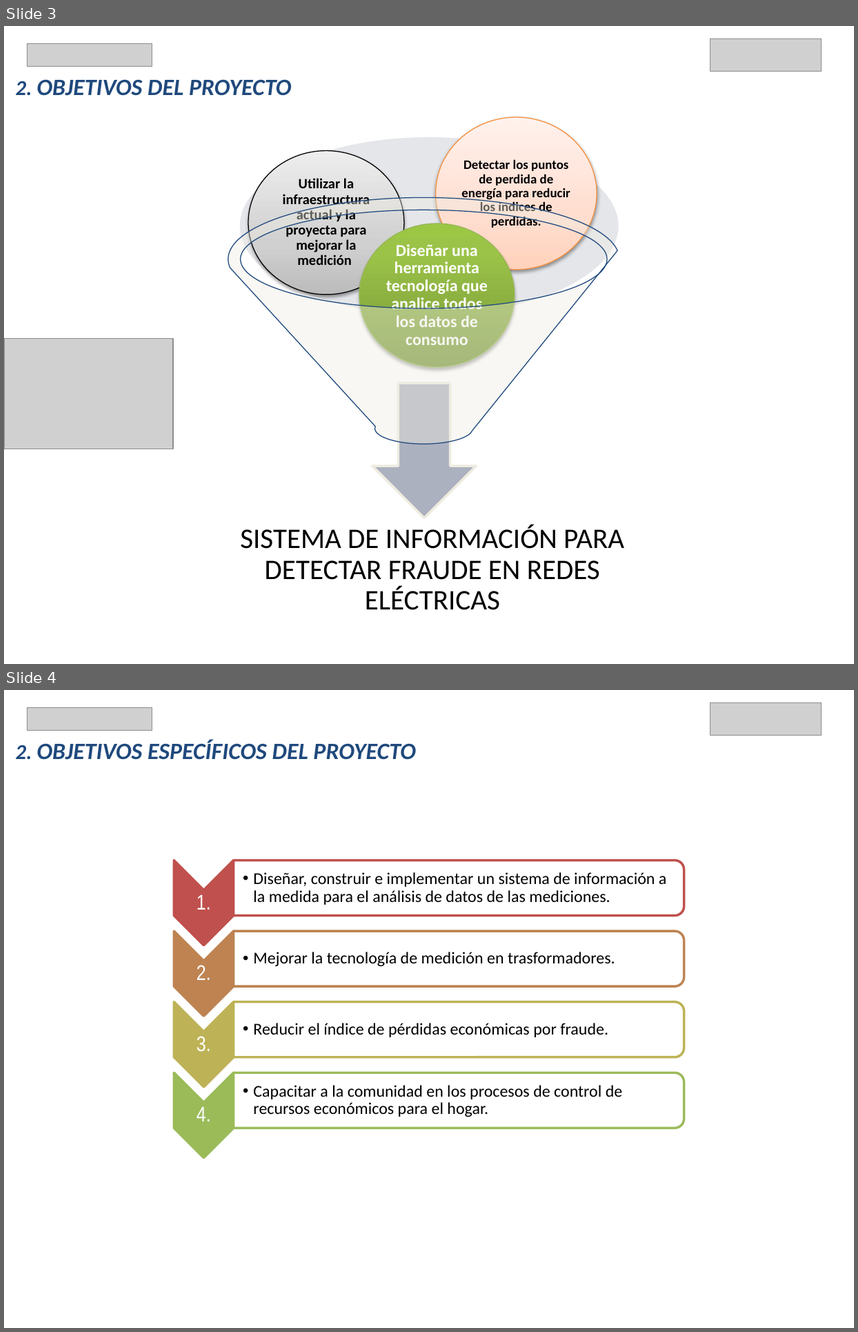
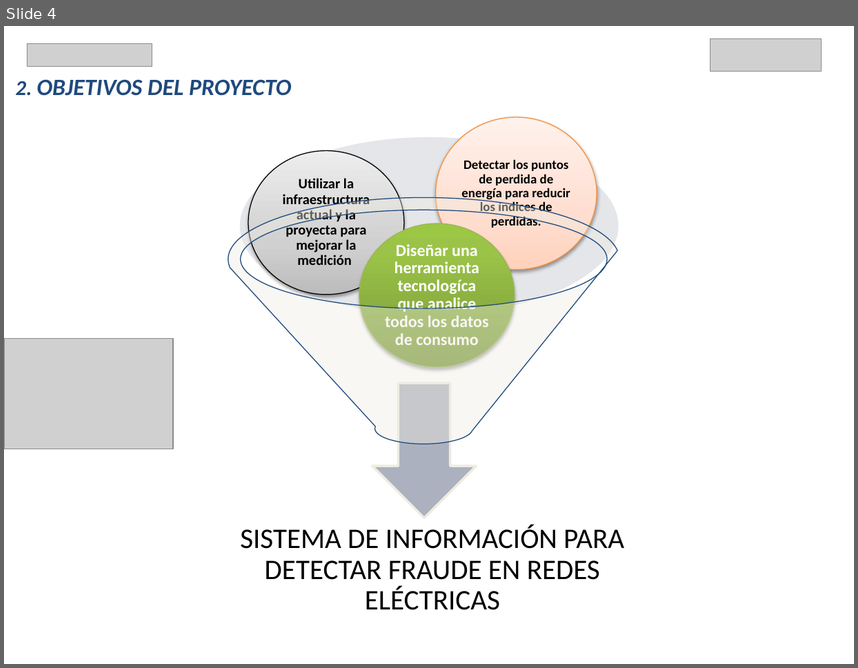
Before and after one commit to JuanCarlosReyesGuerrero/TFG_OBS, a slide deck: PresentacionTFM.pptx. Shown one above the other, each under a label of ours: slides 3 and 4 before the commit, slide 4 after it. The pictures are 858x1332 and 858x668 pixels, drawn with LibreOffice and Linux fonts; fonts in the diff are those of the drawing; grey boxes stand for pictures. Boxes give left, top, right and bottom in pixels: in the first picture for what was removed or moved away, otherwise in the second. Text is boxed around its words. In the diff, an @@ line names an element or a change of style, - is before the commit and + after.

```diff
--- a/PresentacionTFM.pptx
+++ b/PresentacionTFM.pptx
@@ slide 4 removed at (4, 690, 854, 1328), background #FFFFFF @@
@@ picture removed at (27, 708, 153, 731) @@
@@ picture removed at (711, 702, 822, 735) @@
@@ title removed at (16, 740, 416, 760) @@
-2. OBJETIVOS ESPECÍFICOS DEL PROYECTO
@@ group removed at (174, 860, 684, 1158): 8 texts, 4 chevrons, 4 round same rects @@
-1.
-  • Diseñar, construir e implementar un sistema de información a la medida para el análisis de datos de las mediciones.
-2.
-  • Mejorar la tecnología de medición en trasformadores.
-3.
-  • Reducir el índice de pérdidas económicas por fraude.
-4.
-  • Capacitar a la comunidad en los procesos de control de recursos económicos para el hogar.
@@ what was slide 3 is now slide 4 @@
@@ slide 4 changed as well @@
@@ text at (385, 244, 489, 345): text changed @@
-Diseñar una herramienta tecnología que analice todos los datos de consumo
+Diseñar una herramienta tecnologíca que analice todos los datos de consumo
```
Also in this commit, not shown: 5 other slides changed, 2 slides added, 1 other file.
